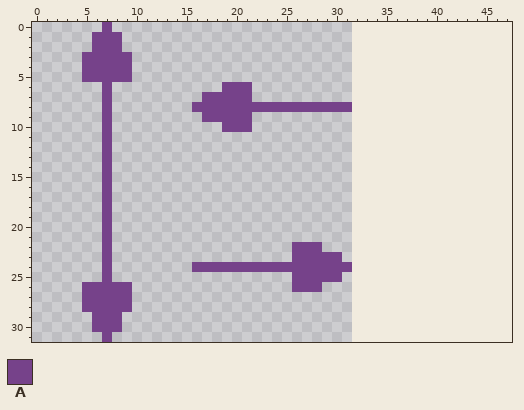
One commit to this pixel-art sprite: RGM/Content/assets/images/arrow.png. Above is the file before it was changed.
The file is 32x32 pixels. The old version is drawn lined up with the new one, on the new canvas.
Palette (. is transparent): A #76428a
Pixels before, first column x 5:
 0 ..A........................
 1 .AAA.......................
 2 .AAA.......................
 3 AAAAA......................
 4 AAAAA......................
 5 AAAAA......................
 6 ..A...........AAA..........
 7 ..A.........AAAAA..........
 8 ..A........AAAAAAAAAAAAAAAA
 9 ..A.........AAAAA..........
10 ..A...........AAA..........
11 ..A........................
12 ..A........................
13 ..A........................
14 ..A........................
15 ..A........................
16 ..A........................
17 ..A........................
18 ..A........................
19 ..A........................
20 ..A........................
21 ..A........................
22 ..A..................AAA...
23 ..A..................AAAAA.
24 ..A........AAAAAAAAAAAAAAAA
25 ..A..................AAAAA.
26 AAAAA................AAA...
27 AAAAA......................
28 AAAAA......................
29 .AAA.......................
30 .AAA.......................
31 ..A........................
The result:
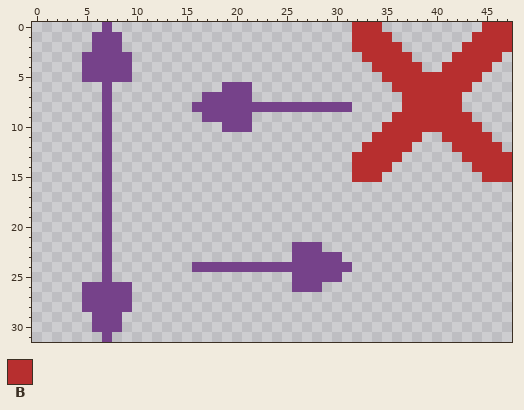
Colours new in this view: B #b72f2f
What changed:
canvas 32x32 -> 48x32
Changed rows in their new state; - is an unchanged pixel.
first column x 32:
 0 BBB----------BBB
 1 BBBB--------BBBB
 2 BBBBB------BBBBB
 3 -BBBBB----BBBBB-
 4 --BBBBB--BBBBB--
 5 ---BBBBBBBBBB---
 6 ----BBBBBBBB----
 7 -----BBBBBB-----
 8 -----BBBBBB-----
 9 ----BBBBBBBB----
10 ---BBBBBBBBBB---
11 --BBBBB--BBBBB--
12 -BBBBB----BBBBB-
13 BBBBB------BBBBB
14 BBBB--------BBBB
15 BBB----------BBB
Pixel boxes of the changes (left, top, right, bottom) in both pictures:
added: (352, 22, 512, 182)
